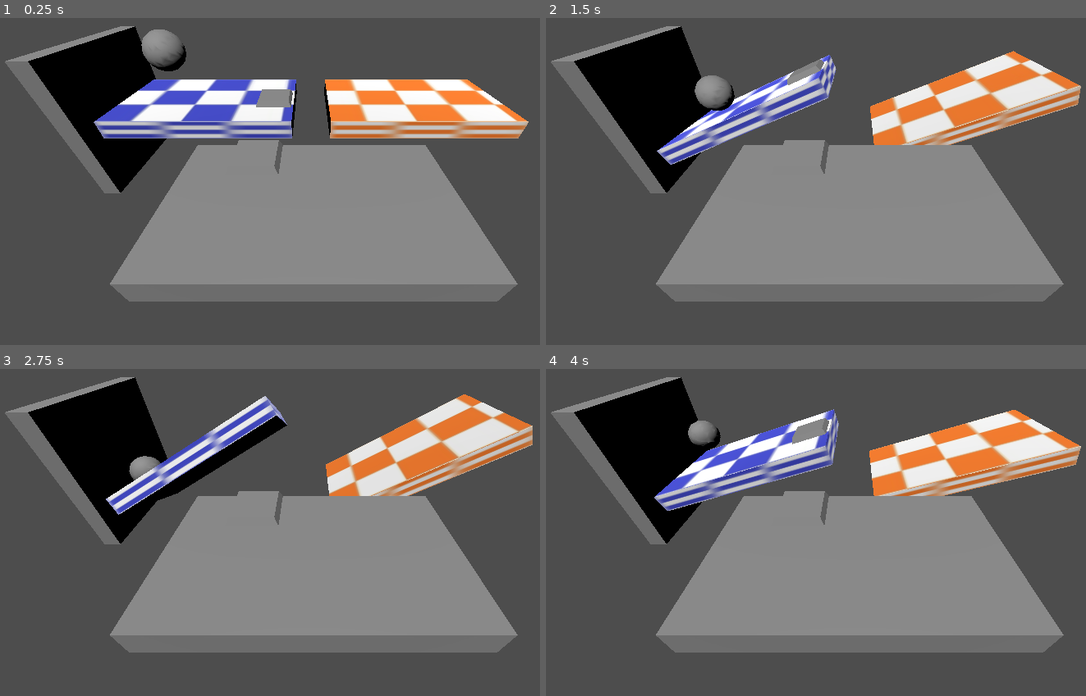
Above: before the commit, frames 1-4 (two rows, left to right).
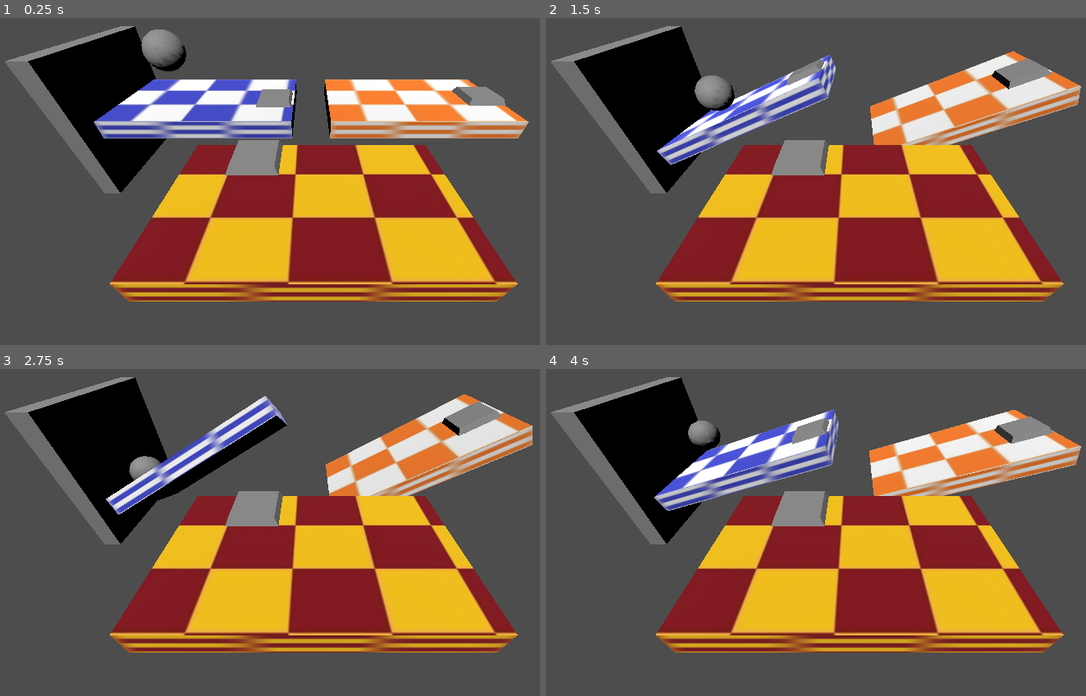
Above: after the commit, the same moments.

Repository: abhinavk0714/csce552-3d-game
Game: Godot game, scene res://scenes/levels/test_world.tscn
Same seed, same stepped clock (60 frames per second), same inputs: the game is played once before the commit and once after it.
Inputs:
- Up to frame 1 (0.25 s): no input
- Up to frame 2 (1.5 s): hold Right (ui_right) 0.53-1.28 s; hold Down (ui_down) from 1.28 s (still down)
- Up to frame 3 (2.75 s): release Down (ui_down) at 2.03 s; hold Right (ui_right) from 2.03 s (still down)
- Up to frame 4 (4 s): release Right (ui_right) at 2.78 s; hold Up (ui_up) 2.78-3.53 s; hold Left (ui_left) from 3.53 s (still down)

The runs differ from the first frame. In frame 1, 28% of the frame differs, in the area x 20-96%, y 21-87%; in frame 2, 29%; in frame 3, 29%, in the area x 20-96%, y 10-87%; in frame 4, 29%.

Commit message:
static platform test texture and extra springs

Diff:
--- a/scenes/game_objects/static_platform.tscn
+++ b/scenes/game_objects/static_platform.tscn
@@ -1,9 +1,13 @@
-[gd_scene load_steps=3 format=3 uid="uid://beyd4vgb20cfv"]
+[gd_scene load_steps=5 format=3 uid="uid://beyd4vgb20cfv"]
 
-[ext_resource type="ArrayMesh" path="res://assets/models/TestPlatform.obj" id="1_o81e6"]
+[ext_resource type="Texture2D" uid="uid://nhcnhphgv1x3" path="res://assets/textures/TestTexture3.jpg" id="1_mxsp0"]
+[ext_resource type="ArrayMesh" uid="uid://dvftvwmebr1on" path="res://assets/models/TestPlatform.obj" id="1_o81e6"]
 
 [sub_resource type="BoxShape3D" id="BoxShape3D_jm10p"]
 size = Vector3(10, 1, 6)
+
+[sub_resource type="StandardMaterial3D" id="StandardMaterial3D_lubu1"]
+albedo_texture = ExtResource("1_mxsp0")
 
 [node name="StaticPlatform" type="StaticBody3D"]
 
@@ -12,4 +16,5 @@
 shape = SubResource("BoxShape3D_jm10p")
 
 [node name="MeshInstance3D" type="MeshInstance3D" parent="."]
+material_override = SubResource("StandardMaterial3D_lubu1")
 mesh = ExtResource("1_o81e6")
--- a/scenes/levels/test_world.tscn
+++ b/scenes/levels/test_world.tscn
@@ -34,5 +34,8 @@
 [node name="UniaxialPlatform" parent="." instance=ExtResource("1_dxppu")]
 transform = Transform3D(1, 0, 0, 0, 1, 0, 0, 0, 1, 5, 0, -6)
 
+[node name="Spring" parent="UniaxialPlatform" instance=ExtResource("4_dsnr4")]
+transform = Transform3D(1, 0, 0, 0, 1, 0, 0, 0, 1, 3.5874138, 1.25, 0.5970993)
+
 [node name="DirectionalLight3D" type="DirectionalLight3D" parent="."]
 transform = Transform3D(1, 0, 0, 0, 0.5188628, 0.8548575, 0, -0.8548575, 0.5188628, 0, 9.366883, 0)
Binary file added: assets/textures/TestTexture3.jpg
Not shown, added: assets/textures/TestTexture3.jpg.import
